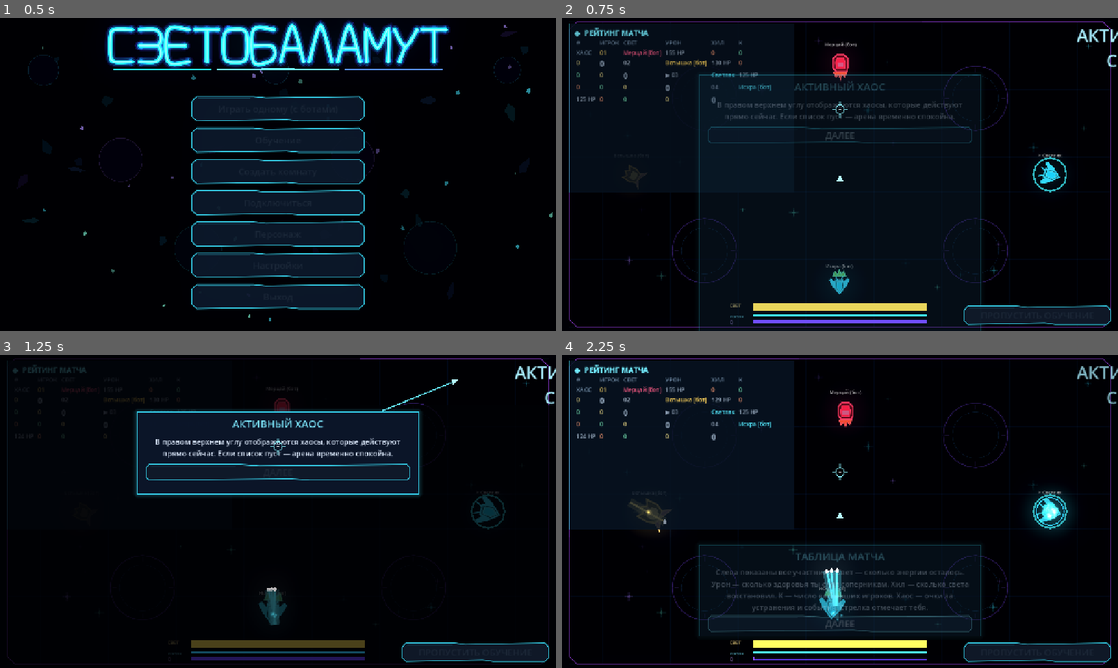
Above: before the commit, frames 1-4 (two rows, left to right).
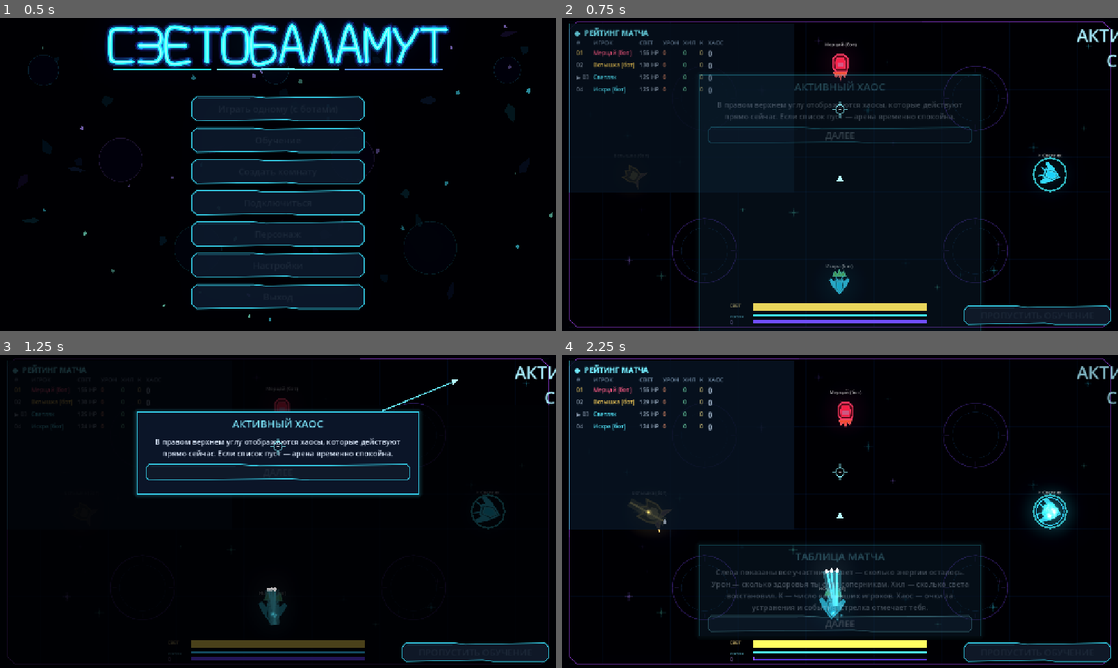
Above: after the commit, the same moments.

Repository: DvoreZZKy/svetobalamut
Game: Godot game, scene res://scenes/menu.tscn
The game is run twice, just before and just after one commit, with the same random seed, the same clock (stepped at 60 frames per second) and the same inputs.
Inputs (mouse positions are in pixels of both pictures, inside the frame that each line leads up to):
- Up to frame 1 (0.5 s): no input
- Up to frame 2 (0.75 s): click "Играть одному (с ботами)" at 0.5 s
- Up to frame 3 (1.25 s): no input
- Up to frame 4 (2.25 s): tap Enter (restart) at 1.25 s; move the mouse to (962, 495) at 1.27 s; hold D (right) 1.28-2 s; tap Q (ability) at 1.35 s; click (962, 495) at 1.42 s; click "ДАЛЕЕ" at 2 s

Frame 1 is identical in both runs. In frame 2, 1.2% of the frame differs, in the area x 2-38%, y 7-28%; in frame 3, 0.1%; in frame 4, 1.3%.

Commit message:
Align leaderboard table columns with its seven metrics

Diff:
--- a/scripts/arena.gd
+++ b/scripts/arena.gd
@@ -1140,7 +1140,7 @@
 	# Leaderboard follows the actual match objective: chaos first, then remaining light.
 	rows.sort_custom(func(a, b): return a.pt > b.pt if a.pt != b.pt else a.l > b.l)
 	var txt := "[font_size=17][color=#74edff][b]◈  РЕЙТИНГ МАТЧА[/b][/color][/font_size]\n"
-	txt += "[table=6]"
+	txt += "[table=7]"
 	txt += "[cell][color=#718ba5]#[/color][/cell]"
 	txt += "[cell][color=#718ba5]ИГРОК[/color][/cell]"
 	txt += "[cell][color=#718ba5]СВЕТ[/color][/cell]"
